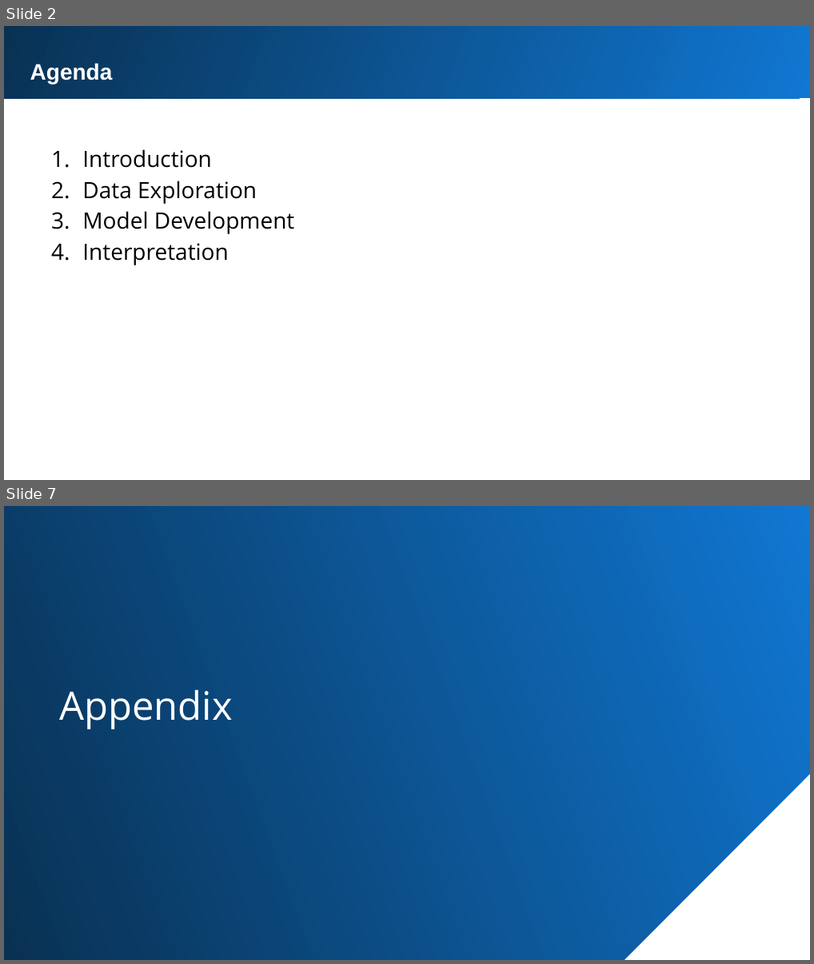
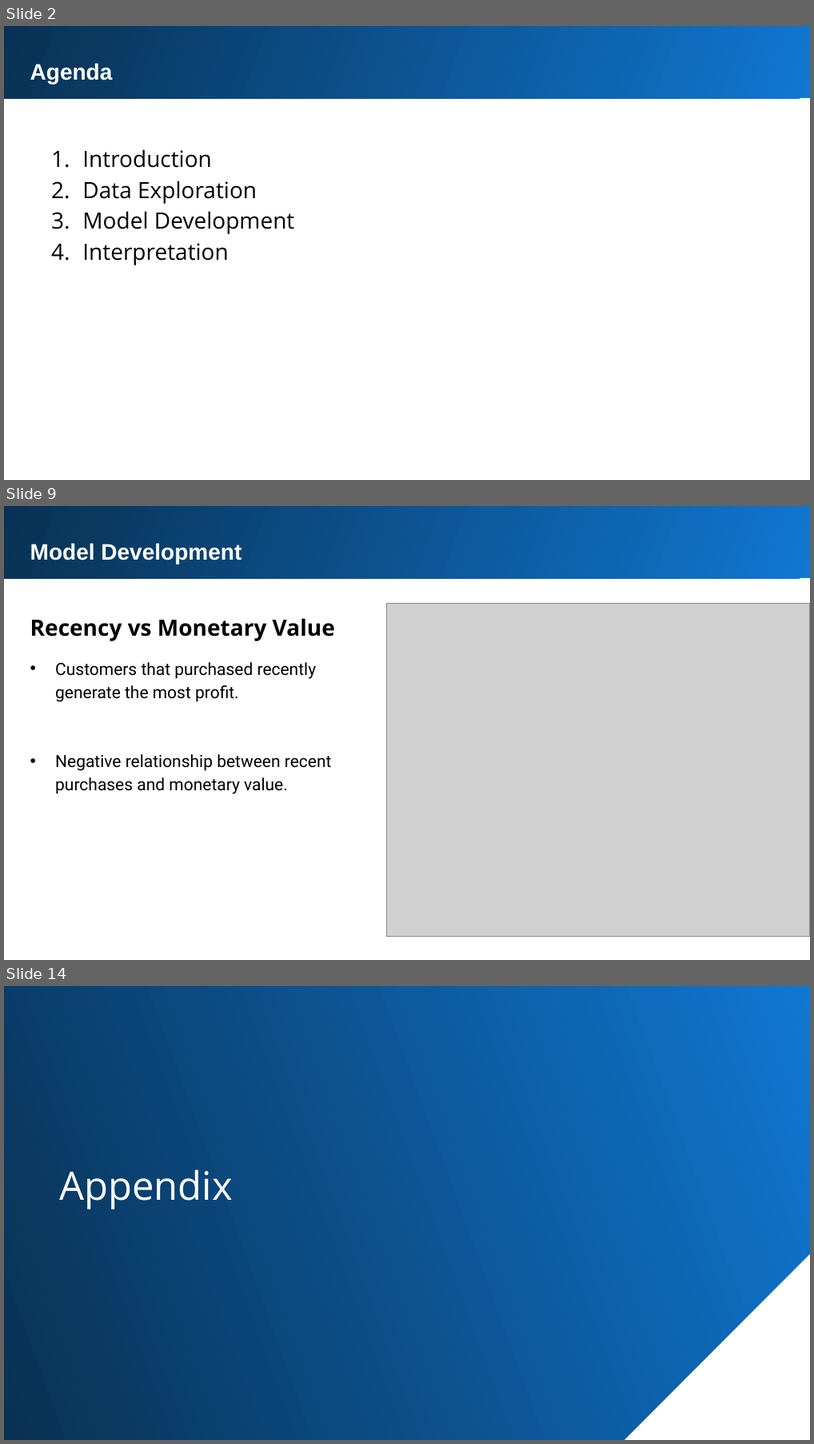
Before and after one commit to Mevhare/Forage-KPMG-AU-Virtual-Internship, a slide deck: Solution/Task 2/Sprocket_Presenation.pptx. Shown one above the other, each under a label of ours: slides 2 and 7 before the commit, slides 2, 9 and 14 after it; the slides between them are not shown. The pictures are 814x964 and 814x1444 pixels, drawn with LibreOffice and Linux fonts; fonts in the diff are those of the drawing; grey boxes stand for pictures. Boxes give left, top, right and bottom in pixels: in the first picture for what was removed or moved away, otherwise in the second. Text is boxed around its words. In the diff, an @@ line names an element or a change of style, - is before the commit and + after.

```diff
--- a/Solution/Task 2/Sprocket_Presenation.pptx
+++ b/Solution/Task 2/Sprocket_Presenation.pptx
@@ slide 9 added at bbox=[4, 506, 810, 960], background #FFFFFF @@
@@ rectangle added at bbox=[4, 506, 810, 579], fill gradient #1077D2 to #093153 @@
@@ text added at bbox=[30, 543, 242, 564], 20 pt, text #FFFFFF, bold @@
+Model Development
@@ text added at bbox=[30, 618, 335, 641], 20 pt, text #000000, bold @@
+Recency vs Monetary Value
@@ picture added at bbox=[387, 604, 810, 936] @@
@@ text added at bbox=[55, 662, 332, 794], 15 pt, text #000000 @@
+• Customers that purchased recently generate the most profit.
+• Negative relationship between recent purchases and monetary value.
@@ what was slide 7 is now slide 14 @@
```
Also in this commit, not shown: 11 other slides added, 5 slides removed, 6 other files.
